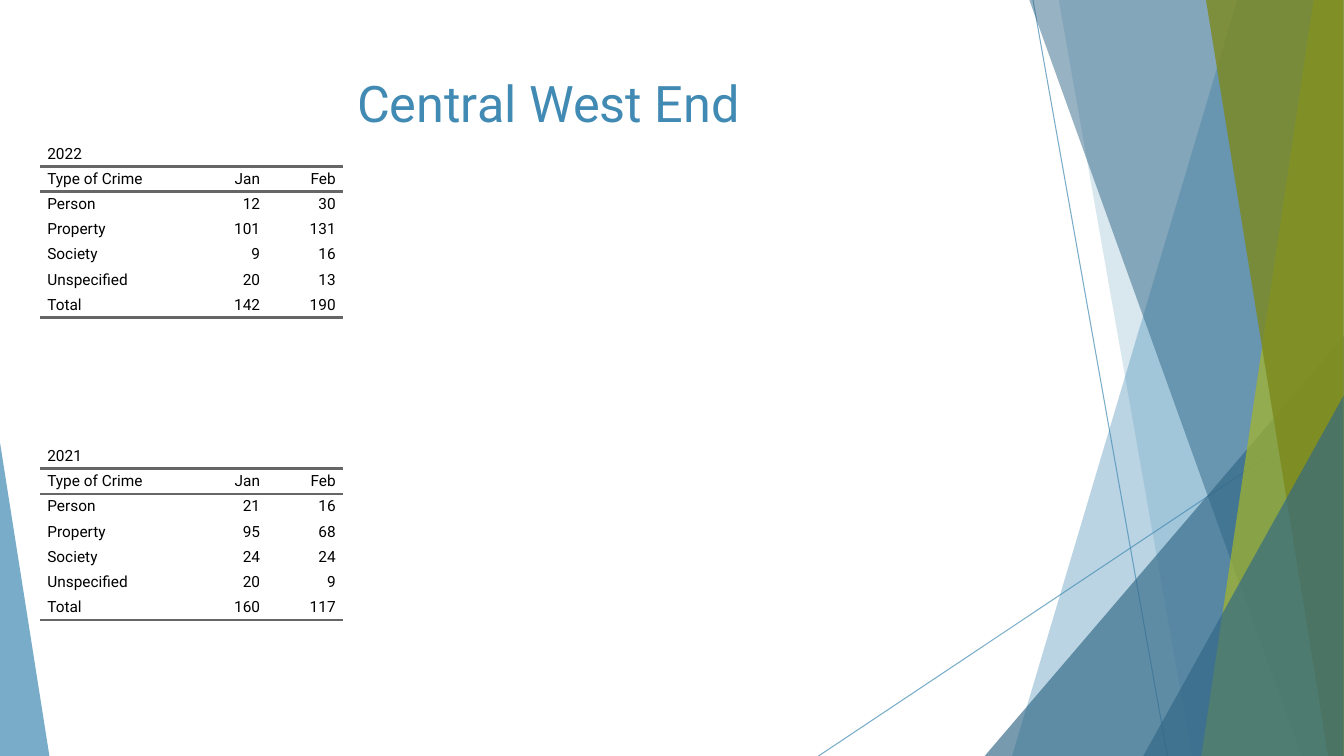
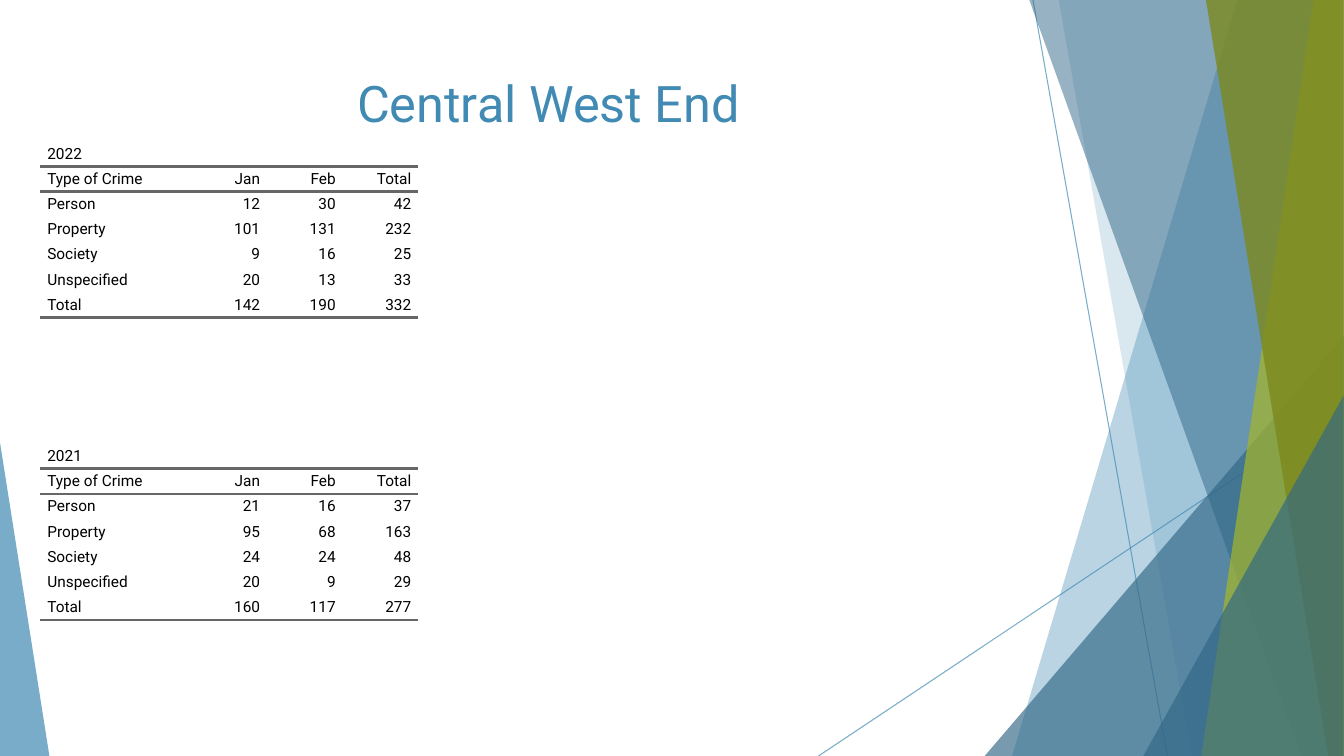
Before and after one commit to wumcrc/monthly-crime-reports, a slide deck: slide 19 of NIBRS/results/presentations/2022/February/fpse-bot-cwe-mc-February2022.pptx (slide 17 before the commit). Drawn at 1344x756 pixels with LibreOffice and Linux fonts; fonts in the diff are those of the drawing. Boxes give left, top, right and bottom in pixels: in the first picture for what was removed or moved away, otherwise in the second. Text is boxed around its words. In the diff, an @@ line names an element or a change of style, - is before the commit and + after.

```diff
--- a/NIBRS/results/presentations/2022/February/fpse-bot-cwe-mc-February2022.pptx
+++ b/NIBRS/results/presentations/2022/February/fpse-bot-cwe-mc-February2022.pptx
@@ table at box(40, 141, 418, 444) @@
+column 4:  | Total | 42 | 232 | 25 | 33 | 332
@@ table: place and size @@
-table at box(40, 141, 343, 444)
+table at box(40, 141, 418, 444)
@@ table at box(40, 444, 418, 746) @@
+column 4:  | Total | 37 | 163 | 48 | 29 | 277
@@ table: place and size @@
-table at box(40, 444, 343, 746)
+table at box(40, 444, 418, 746)
```
Also in this commit, not shown: 5 other slides changed, 3 slides added, 16 other files.
